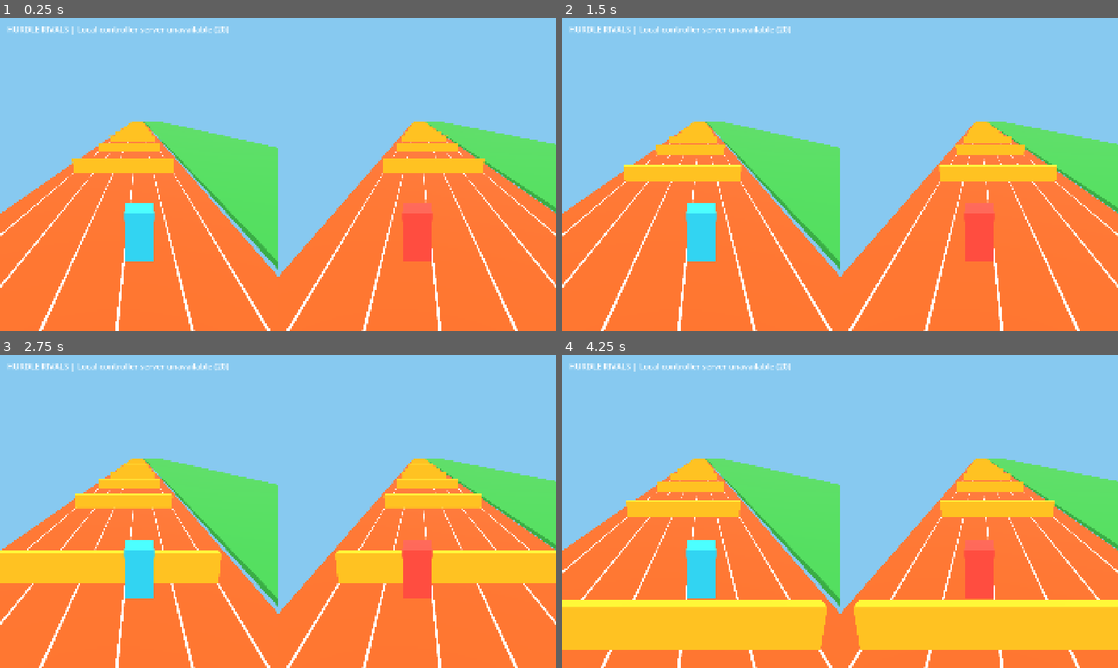
Above: before the commit, frames 1-4 (two rows, left to right).
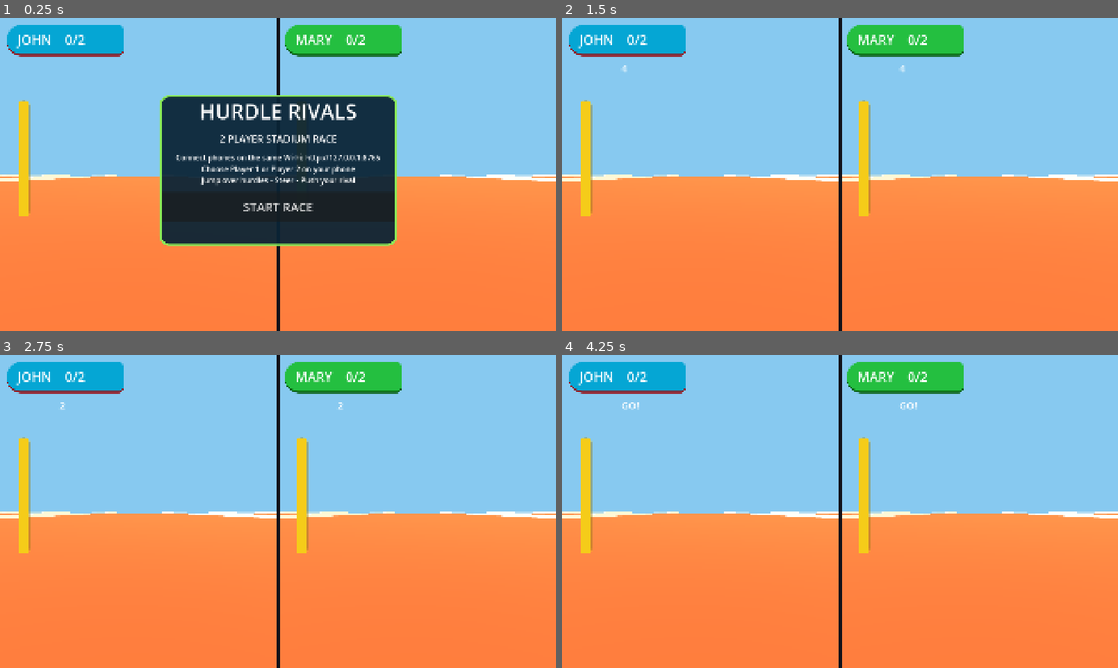
Above: after the commit, the same moments.

Repository: baloyi286-hub/HurdleRivals-Unity
Game: Godot game, scene res://scenes/main.tscn
Same seed, same stepped clock (60 frames per second), same inputs: the game is played once before the commit and once after it.
Inputs (mouse positions are in pixels of both pictures, inside the frame that each line leads up to):
- Up to frame 1 (0.25 s): no input
- Up to frame 2 (1.5 s): click (840, 205) at 0.5 s, where only the run after the commit has a clickable "START RACE"; tap Enter at 1.25 s; hold Enter from 1.28 s (still down)
- Up to frame 3 (2.75 s): release Enter at 2.03 s; tap Enter at 2.1 s
- Up to frame 4 (4.25 s): hold Enter 2.78-3.53 s; tap Space at 3.5 s; tap Enter at 3.6 s

The runs differ from the first frame. In frame 1, 38% of the frame differs, in the area x 0-100%, y 0-100%; in frame 2, 27%; in frame 3, 34%; in frame 4, 41%.

Commit message:
Rebuild Hurdle Rivals stadium, animated runners, hurdles, split-screen HUD and race start menu

Diff:
--- a/scripts/main.gd
+++ b/scripts/main.gd
@@ -14,6 +14,17 @@
 var obstacle_last := [-100.0, -100.0]
 var winner := -1
 var race_started := false
+var race_clock := 0.0
+var start_delay := 4.0
+var ui_layer: CanvasLayer
+var intro_panel: PanelContainer
+var status_labels: Array[Label] = []
+var runners_visual: Array[Node3D] = []
+var legs: Array = []
+var arms: Array = []
+var dust: Array[GPUParticles3D] = []
+var race_hits := [0, 0]
+var player_names := ["JOHN", "MARY"]
 var hud: Label
 var finish_label: Label
 var net_server := TCPServer.new()
@@ -27,7 +38,7 @@
     _build_world()
     _build_hud()
     _start_server()
-    race_started = true
+    race_started = false
 
 func _build_world() -> void:
     var viewport_width := 1920
@@ -51,22 +62,25 @@
         reparent_viewport(viewport, container)
         var world := Node3D.new()
         viewport.add_child(world)
-        _add_mesh(world, "Track", Vector3(0, -0.2, 125), Vector3(13, 0.3, 270), Color(0.96, 0.35, 0.12))
+        _add_mesh(world, "Track", Vector3(0, -0.2, 125), Vector3(18, 0.3, 270), Color(0.98, 0.37, 0.16))
         for lane in range(-5, 7, 2):
             _add_mesh(world, "LaneLine", Vector3(float(lane), -0.035, 125), Vector3(0.08, 0.025, 270), Color(1, 0.97, 0.84))
         _add_mesh(world, "Infield", Vector3(-17, -0.2, 125), Vector3(20, 0.3, 270), Color(0.23, 0.68, 0.27))
+        _build_stadium(world)
         for z in range(14, 240, 14):
-            _add_mesh(world, "Hurdle", Vector3(0, 0.7, z), Vector3(10, 1.4, 0.3), Color(1, 0.76, 0.14))
+            for lane_x in [-4.5, -1.5, 1.5, 4.5]:
+                _make_hurdle(world, Vector3(lane_x, 0, z))
         _add_mesh(world, "Finish", Vector3(0, 0.04, FINISH_Z), Vector3(13, 0.1, 1), Color.WHITE)
         var runner := Node3D.new()
         runner.name = "Player%d" % (i + 1)
         runner.position = Vector3(-1.6 if i == 0 else 1.6, 1, 0)
         world.add_child(runner)
-        _add_mesh(runner, "Runner", Vector3.ZERO, Vector3(1.1, 2, 0.9), Color(0.2, 0.83, 0.95) if i == 0 else Color(1, 0.3, 0.25))
+        _build_runner(runner, i)
+        runners_visual.append(runner)
         racers.append(runner)
         var camera := Camera3D.new()
         camera.current = true
-        camera.fov = 70
+        camera.fov = 68
         world.add_child(camera)
         cameras.append(camera)
         var light := DirectionalLight3D.new()
@@ -96,22 +110,192 @@
     mesh_instance.position = pos
     parent.add_child(mesh_instance)
 
+func _sphere(parent: Node3D, title: String, pos: Vector3, scale3: Vector3, color: Color) -> MeshInstance3D:
+    var node := MeshInstance3D.new()
+    node.name = title
+    var mesh := SphereMesh.new()
+    mesh.radial_segments = 12
+    mesh.rings = 6
+    node.mesh = mesh
+    node.position = pos
+    node.scale = scale3
+    var mat := StandardMaterial3D.new()
+    mat.albedo_color = color
+    mat.roughness = 0.9
+    node.material_override = mat
+    parent.add_child(node)
+    return node
+
+func _build_runner(runner: Node3D, index: int) -> void:
+    var skin := Color(0.67, 0.38, 0.23) if index == 0 else Color(0.9, 0.61, 0.4)
+    var outfit := Color(0.07, 0.1, 0.13) if index == 0 else Color(0.96, 0.43, 0.16)
+    _sphere(runner, "Torso", Vector3(0, 0.05, 0), Vector3(0.5, 0.68, 0.28), outfit)
+    _sphere(runner, "Neck", Vector3(0, 0.68, 0), Vector3(0.15, 0.2, 0.15), skin)
+    _sphere(runner, "Head", Vector3(0, 1.04, 0), Vector3(0.44, 0.48, 0.4), skin)
+    _sphere(runner, "Hair", Vector3(0, 1.37, -0.03), Vector3(0.45, 0.19, 0.42), Color(0.2, 0.12, 0.07) if index == 0 else Color(0.22, 0.15, 0.47))
+    var runner_legs := []
+    var runner_arms := []
+    for side in [-1, 1]:
+        var leg_pivot := Node3D.new()
+        leg_pivot.position = Vector3(float(side) * 0.23, -0.47, 0)
+        runner.add_child(leg_pivot)
+        _sphere(leg_pivot, "Leg", Vector3(0, -0.48, 0), Vector3(0.19, 0.55, 0.19), skin)
+        _sphere(leg_pivot, "Shoe", Vector3(0, -0.98, 0.13), Vector3(0.22, 0.15, 0.35), Color(0.95, 0.96, 0.98))
+        runner_legs.append(leg_pivot)
+        var arm_pivot := Node3D.new()
+        arm_pivot.position = Vector3(float(side) * 0.53, 0.4, 0)
+        runner.add_child(arm_pivot)
+        _sphere(arm_pivot, "Arm", Vector3(0, -0.43, 0), Vector3(0.17, 0.47, 0.17), skin)
+        runner_arms.append(arm_pivot)
+    legs.append(runner_legs)
+    arms.append(runner_arms)
+
+func _animate_runner(index: int) -> void:
+    var running := winner < 0 and race_clock >= start_delay
+    var phase := race_clock * 15.0 + float(index) * 1.2
+    for side in range(2):
+        var direction := 1.0 if side == 0 else -1.0
+        legs[index][side].rotation.x = sin(phase) * 0.7 * direction if running else 0.0
+        arms[index][side].rotation.x = sin(phase) * 0.7 * -direction if running else 0.0
+
+func _make_hurdle(world: Node3D, position3: Vector3) -> void:
+    var hurdle := Node3D.new()
+    hurdle.position = position3
+    world.add_child(hurdle)
+    for side in [-1, 1]:
+        _add_mesh(hurdle, "Post", Vector3(float(side) * 0.95, 0.57, 0), Vector3(0.09, 1.14, 0.1), Color(0.1, 0.1, 0.12))
+    _add_mesh(hurdle, "TopRail", Vector3(0, 1.14, 0), Vector3(2.05, 0.14, 0.13), Color(0.96, 0.94, 0.85))
+    _add_mesh(hurdle, "Stripe", Vector3(0, 1.16, -0.09), Vector3(0.55, 0.12, 0.04), Color(0.1, 0.12, 0.15))
+
+func _build_stadium(world: Node3D) -> void:
+    _add_mesh(world, "LeftKerb", Vector3(-9.2, 0.1, 125), Vector3(0.5, 0.55, 270), Color.WHITE)
+    _add_mesh(world, "RightKerb", Vector3(9.2, 0.1, 125), Vector3(0.5, 0.55, 270), Color.WHITE)
+    for side in [-1, 1]:
+        var x := float(side) * 16.0
+        _add_mesh(world, "Stands", Vector3(x, 1.3, 125), Vector3(12, 2.4, 270), Color(0.73, 0.75, 0.74))
+        for tier in range(4):
+            var stand_x := x + float(side) * float(tier) * 1.2
+            _add_mesh(world, "Terrace", Vector3(stand_x, 2.5 + float(tier) * 0.75, 125), Vector3(2.4, 0.4, 270), Color(0.81, 0.8, 0.76))
+            for j in range(45):
+                var z := float(j) * 6.0
+                var shirt := Color.from_hsv(float((j * 7 + tier * 3) % 17) / 17.0, 0.65, 0.9)
+                _sphere(world, "Spectator", Vector3(stand_x, 3.2 + float(tier) * 0.75, z), Vector3(0.32, 0.45, 0.33), shirt)
+                _sphere(world, "SpectatorHead", Vector3(stand_x, 3.78 + float(tier) * 0.75, z), Vector3(0.24, 0.27, 0.24), Color(0.8, 0.55, 0.34))
+
 func _build_hud() -> void:
-    var layer := CanvasLayer.new()
-    add_child(layer)
-    hud = Label.new()
-    hud.position = Vector2(24, 18)
-    hud.add_theme_font_size_override("font_size", 28)
-    hud.text = "HURDLE RIVALS  |  P1 WASD  |  P2 ARROWS"
-    layer.add_child(hud)
+    ui_layer = CanvasLayer.new()
+    add_child(ui_layer)
+    var canvas := Control.new()
+    canvas.set_anchors_and_offsets_preset(Control.PRESET_FULL_RECT)
+    ui_layer.add_child(canvas)
+    for i in range(2):
+        var left := 24.0 if i == 0 else 984.0
+        var banner := PanelContainer.new()
+        banner.position = Vector2(left, 24)
+        banner.custom_minimum_size = Vector2(400, 106)
+        var style := StyleBoxFlat.new()
+        style.bg_color = Color(0.02, 0.65, 0.83) if i == 0 else Color(0.14, 0.75, 0.25)
+        style.corner_radius_top_left = 45
+        style.corner_radius_bottom_left = 45
+        style.corner_radius_top_right = 14
+        style.corner_radius_bottom_right = 14
+        style.border_width_bottom = 7
+        style.border_color = Color(0.6, 0.04, 0.06) if i == 0 else Color(0.02, 0.36, 0.04)
+        banner.add_theme_stylebox_override("panel", style)
+        canvas.add_child(banner)
+        var name_label := Label.new()
+        name_label.text = "   %s    0/2" % player_names[i]
+        name_label.add_theme_font_size_override("font_size", 45)
+        name_label.add_theme_color_override("font_color", Color.WHITE)
+        banner.add_child(name_label)
+        var meter := ProgressBar.new()
+        meter.position = Vector2(left + 38, 285)
+        meter.size = Vector2(38, 400)
+        meter.fill_mode = ProgressBar.FILL_BOTTOM_TO_TOP
+        meter.value = 100
+        meter.show_percentage = false
+        var bg := StyleBoxFlat.new()
+        bg.bg_color = Color(0.16, 0.19, 0.2)
+        bg.border_color = Color(0.05, 0.05, 0.05)
+        bg.set_border_width_all(5)
+        bg.set_corner_radius_all(15)
+        meter.add_theme_stylebox_override("background", bg)
+        var fill := StyleBoxFlat.new()
+        fill.bg_color = Color(0.96, 0.8, 0.1)
+        fill.set_corner_radius_all(10)
+        meter.add_theme_stylebox_override("fill", fill)
+        canvas.add_child(meter)
+        var status := Label.new()
+        status.position = Vector2(left + 180, 150)
+        status.add_theme_font_size_override("font_size", 34)
+        status.add_theme_color_override("font_color", Color.WHITE)
+        canvas.add_child(status)
+        status_labels.append(status)
+    var separator := ColorRect.new()
+    separator.color = Color(0.07, 0.07, 0.1)
+    separator.position = Vector2(956, 0)
+    separator.size = Vector2(8, 1080)
+    canvas.add_child(separator)
+    intro_panel = PanelContainer.new()
+    intro_panel.position = Vector2(550, 265)
+    intro_panel.custom_minimum_size = Vector2(820, 520)
+    var panel_style := StyleBoxFlat.new()
+    panel_style.bg_color = Color(0.04, 0.14, 0.21, 0.94)
+    panel_style.set_corner_radius_all(32)
+    panel_style.set_border_width_all(7)
+    panel_style.border_color = Color(0.54, 0.92, 0.34)
+    intro_panel.add_theme_stylebox_override("panel", panel_style)
+    canvas.add_child(intro_panel)
+    var layout := VBoxContainer.new()
+    layout.add_theme_constant_override("separation", 22)
+    intro_panel.add_child(layout)
+    var title := Label.new()
+    title.text = "HURDLE RIVALS"
+    title.horizontal_alignment = HORIZONTAL_ALIGNMENT_CENTER
+    title.add_theme_font_size_override("font_size", 72)
+    layout.add_child(title)
+    var subtitle := Label.new()
+    subtitle.text = "2 PLAYER STADIUM RACE"
+    subtitle.horizontal_alignment = HORIZONTAL_ALIGNMENT_CENTER
+    subtitle.add_theme_font_size_override("font_size", 34)
+    layout.add_child(subtitle)
+    var instructions := Label.new()
+    instructions.text = "Connect phones on the same Wi-Fi: http://%s:%d\nChoose Player 1 or Player 2 on your phone\nJump over hurdles • Steer • Push your rival" % [local_ip, port]
+    instructions.horizontal_alignment = HORIZONTAL_ALIGNMENT_CENTER
+    instructions.add_theme_font_size_override("font_size", 26)
+    layout.add_child(instructions)
+    var start_button := Button.new()
+    start_button.text = "START RACE"
+    start_button.custom_minimum_size = Vector2(500, 100)
+    start_button.add_theme_font_size_override("font_size", 42)
+    start_button.pressed.connect(_begin_race)
+    layout.add_child(start_button)
     finish_label = Label.new()
-    finish_label.position = Vector2(780, 120)
-    finish_label.add_theme_font_size_override("font_size", 52)
-    layer.add_child(finish_label)
+    finish_label.position = Vector2(675, 200)
+    finish_label.add_theme_font_size_override("font_size", 62)
+    canvas.add_child(finish_label)
+
+func _begin_race() -> void:
+    intro_panel.visible = false
+    race_started = true
+    winner = -1
+    race_clock = 0.0
+    for i in range(2):
+        racers[i].position = Vector3(-1.5 if i == 0 else 1.5, 1, 0)
+        velocities[i] = 0
+        stun_until[i] = 0
+        race_hits[i] = 0
+    finish_label.text = ""
 
 func _process(delta: float) -> void:
     _poll_network()
     if not race_started:
+        return
+    race_clock += delta
+    if race_clock < start_delay:
+        var countdown := int(ceil(start_delay - race_clock))
+        for label in status_labels:
+            label.text = str(countdown) if countdown > 1 else "GO!"
         return
     for i in range(2):
         var runner := racers[i]
@@ -136,13 +320,16 @@
             if absf(nearest - runner.position.z) < 0.28 and absf(nearest - obstacle_last[i]) > 1 and runner.position.y < 2.4:
                 obstacle_last[i] = nearest
                 stun_until[i] = Time.get_ticks_msec() / 1000.0 + 1.1
+                race_hits[i] += 1
             if runner.position.z >= FINISH_Z:
                 winner = i
-                finish_label.text = "PLAYER %d WINS!" % (i + 1)
-        cameras[i].position = runner.position + Vector3(0, 4.4, -8)
-        cameras[i].look_at(runner.position + Vector3.FORWARD * -9, Vector3.UP)
-    if winner >= 0 and Input.is_key_pressed(KEY_ENTER):
-        get_tree().reload_current_scene()
+                finish_label.text = "%s WINS!" % player_names[i]
+                intro_panel.visible = true
+        _animate_runner(i)
+        cameras[i].position = runner.position + Vector3(0, 3.1, -7.8)
+        cameras[i].look_at(runner.position + Vector3(0, 1.25, 10), Vector3.UP)
+        status_labels[i].text = "%dm  •  %d hits" % [int(FINISH_Z - runner.position.z), race_hits[i]]
+
 
 func _action_pressed(i: int, action: String) -> bool:
     var pressed := Input.is_action_just_pressed("p%d_%s" % [i + 1, action])
@@ -157,10 +344,8 @@
             local_ip = address
             break
     var err := net_server.listen(port, "0.0.0.0")
-    if err == OK:
-        hud.text = "HURDLE RIVALS | Phones: http://%s:%d" % [local_ip, port]
-    else:
-        hud.text = "HURDLE RIVALS | Local controller server unavailable (%d)" % err
+    if err != OK:
+        push_warning("Phone controller server unavailable: %d" % err)
 
 func _poll_network() -> void:
     if net_server.is_connection_available():
